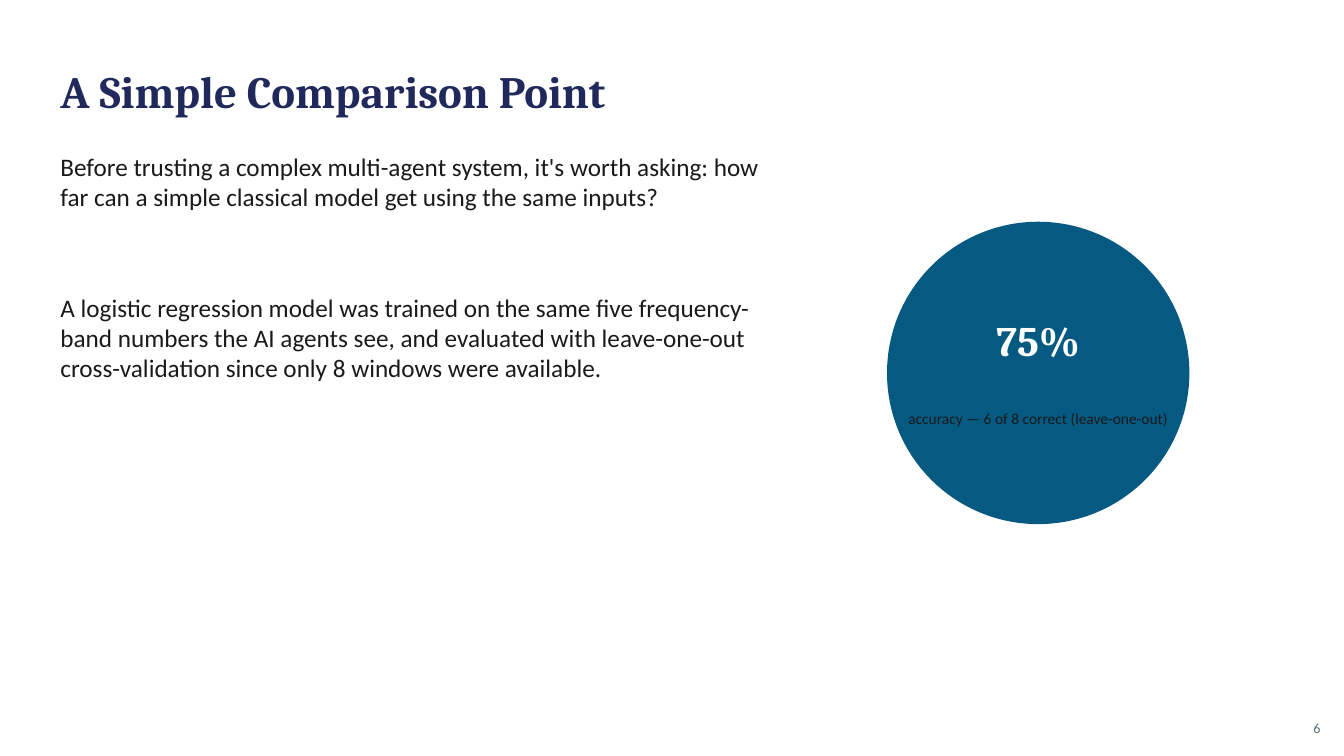
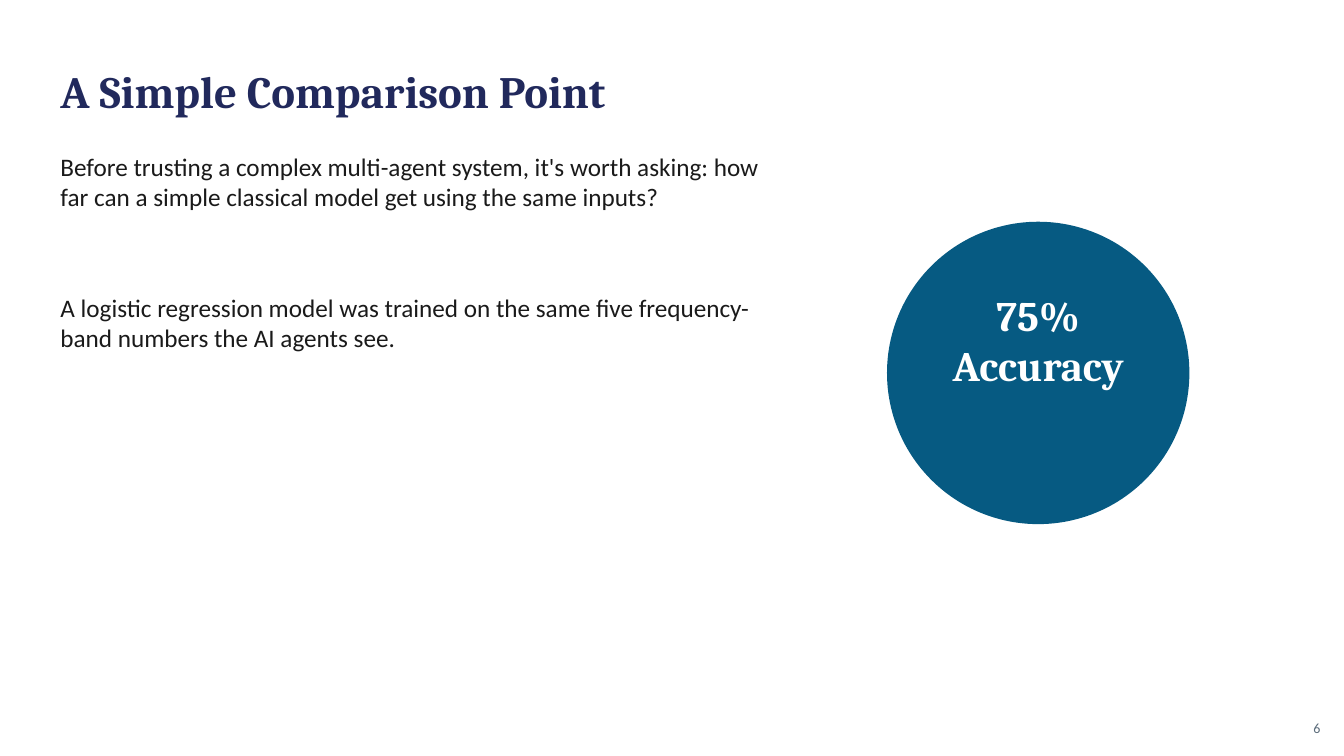
Before and after one commit to murali-github/msai-aih, a slide deck: slide 6 of NeuroAgent_Presentation.pptx. Drawn at 1344x756 pixels with LibreOffice and Linux fonts; fonts in the diff are those of the drawing. Boxes give left, top, right and bottom in pixels: in the first picture for what was removed or moved away, otherwise in the second. Text is boxed around its words. In the diff, an @@ line names an element or a change of style, - is before the commit and + after.

```diff
--- a/NeuroAgent_Presentation.pptx
+++ b/NeuroAgent_Presentation.pptx
@@ text at (60,299,749,352): text changed @@
-A logistic regression model was trained on the same five frequency-band numbers the AI agents see, and evaluated with leave-one-out cross-validation since only 8 windows were available.
+A logistic regression model was trained on the same five frequency-band numbers the AI agents see.
@@ text at (953,353,1124,391): paragraph added @@
+Accuracy
@@ text removed at (908,413,1168,426) @@
-accuracy — 6 of 8 correct (leave-one-out)
```
Also in this commit, not shown: 7 other slides changed, 1 other file.
